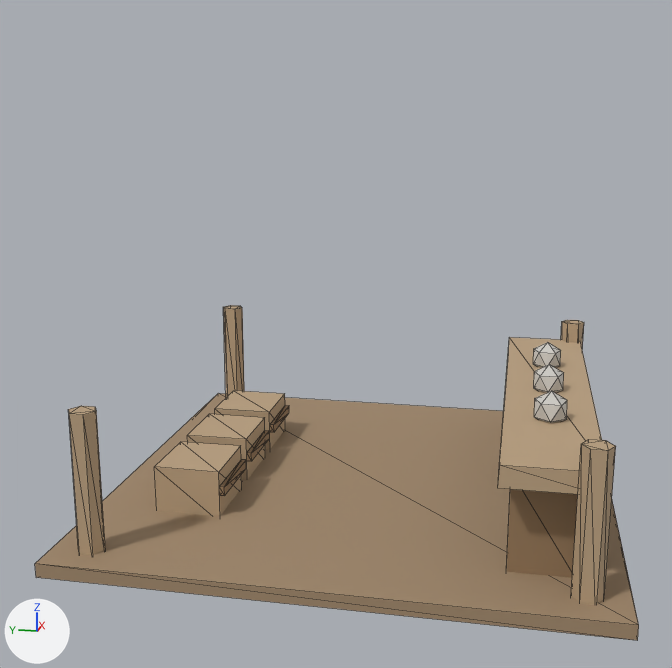
Before and after pictures for a commit that changed the glTF model assets/3d/models/building_trading_post_half.glb.
The view is the same before and after, from a camera (50 mm lens) standing at (-7.08, -1.15, 3.06) and looking at (-0.16, 0.24, 1.33). Lighting does not change. The marker at lower left points along +X, +Y and +Z. The older version comes first. Mesh edges are drawn as thin lines. Vertices at exactly the same position are counted once.

The first picture shows 'building_trading_post_half'.
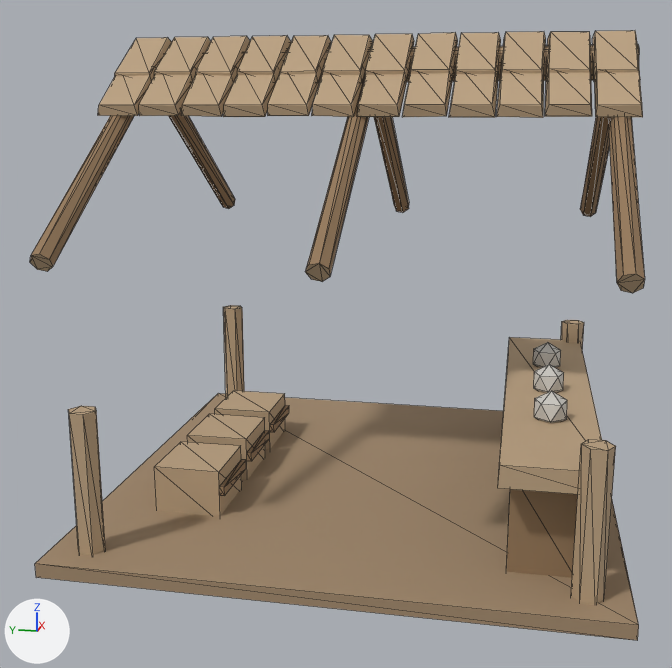
Location of each change, [x1, y1, x2, y2] in pixels of the pictures (672 x 668 px):
'building_trading_post_half', reshaped (82% taller): before [35, 305, 639, 640]; after [30, 31, 645, 640]
part 1 of me_building_trading_post_half, added: after [30, 31, 645, 293]

The change, as a diff of the scene's bpy script:
```diff
--- a/assets/3d/models/building_trading_post_half.glb.py
+++ b/assets/3d/models/building_trading_post_half.glb.py
@@ mat_trunk @@
+mat_trunk = principled_material('trunk')
+mat_trunk.base_color = (0.5, 0.36, 0.22)  # beige #bca281
+mat_trunk.roughness = 0.85
@@ me_building_trading_post_half @@
 # used by ob_building_trading_post_half; location = (0.0, 0.0, 0.0)
-me_building_trading_post_half.from_pydata(...)  # 164 vertices, 260 faces; spans x -1.92..1.92, y -1.92..1.92, z 0.0..1.13
+me_building_trading_post_half.from_pydata(...)  # 453 vertices, 720 faces; spans x -1.92..1.92, y -1.92..1.92, z 0.0..3.57
+# me_building_trading_post_half part 1
+# 189 vertices are added at x -1.92..1.88, y -1.88..1.88, z 2.06..3.57
+# 21 new vertices lie (1.88, 0.0, 1.23) away from vertices in x -1.92..-1.84, y -1.81..1.82, z 2.06..2.18
+# 6 new vertices lie (-0.03, -0.03, -0.05) away from vertices in x 0.0..1.88, y -1.66..1.82, z 2.12..3.35
+# 6 new vertices lie (-0.01, -0.07, -0.01) away from vertices in x -0.03..1.85, y -1.69..1.79, z 2.07..3.3
+# 6 new vertices lie (0.02, -0.05, 0.03) away from vertices in x -0.04..1.84, y -1.76..1.72, z 2.06..3.29
+# 6 new vertices lie (0.04, 0.0, 0.06) away from vertices in x -0.02..1.86, y -1.81..1.67, z 2.09..3.32
+# 6 new vertices lie (0.02, 0.05, 0.03) away from vertices in x 0.02..1.9, y -1.81..1.67, z 2.15..3.38
+# 6 new vertices lie (0.03, -0.03, 0.05) away from vertices in x 0.0..1.88, y -1.66..1.82, z 2.12..3.35
+# 17 new vertices lie (0.0, 0.27, 0.0) away from vertices in x -0.7..0.03, y -1.86..1.59, z 3.06..3.57
+# 10 new vertices lie (0.0, 0.29, 0.0) away from vertices in x -0.68..0.09, y -1.87..0.64, z 2.98..3.52
+# 8 new vertices lie (0.0, 3.76, 0.0) away from vertices in x -0.12..0.12, y -1.88, z 3.23..3.47
+# 8 new vertices lie (0.0, 0.3, 0.0) away from vertices in x -0.68..0.1, y -1.56..1.57, z 2.99..3.52
+# 360 new faces join them, mat_wood (beige #bca281)
+# 84 new faces join them, mat_wood_dark (brown #957959)
+# 16 new faces join them, mat_trunk (beige #bca281)
 me_building_trading_post_half.materials.append(mat_earth)
@@ me_building_trading_post_half @@
 me_building_trading_post_half.materials.append(mat_metal)
+me_building_trading_post_half.materials.append(mat_trunk)  # beige #bca281
```
